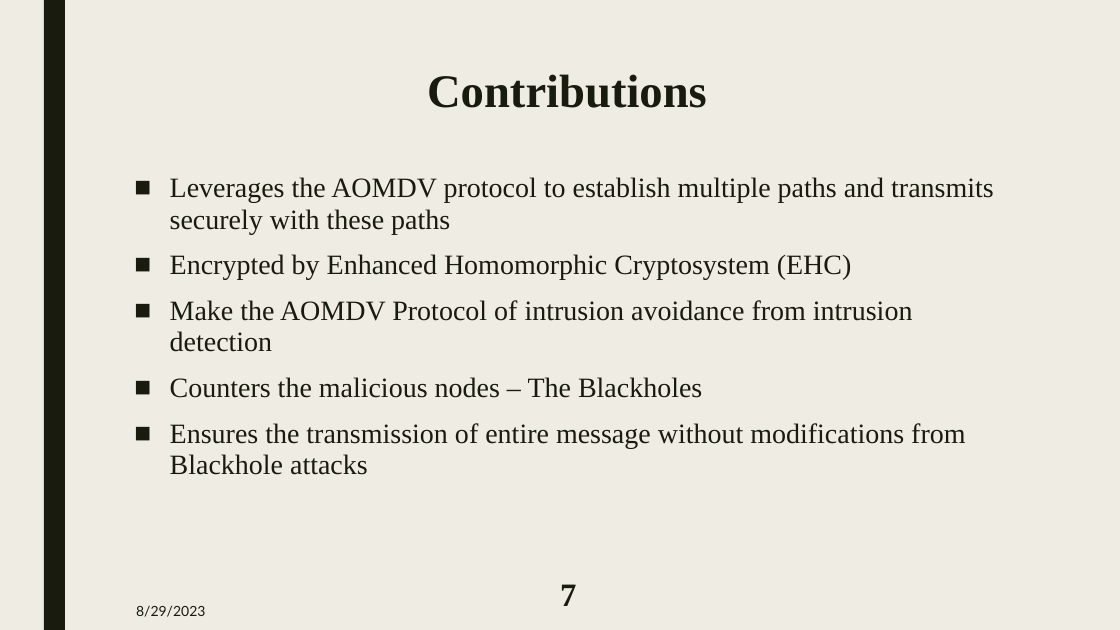
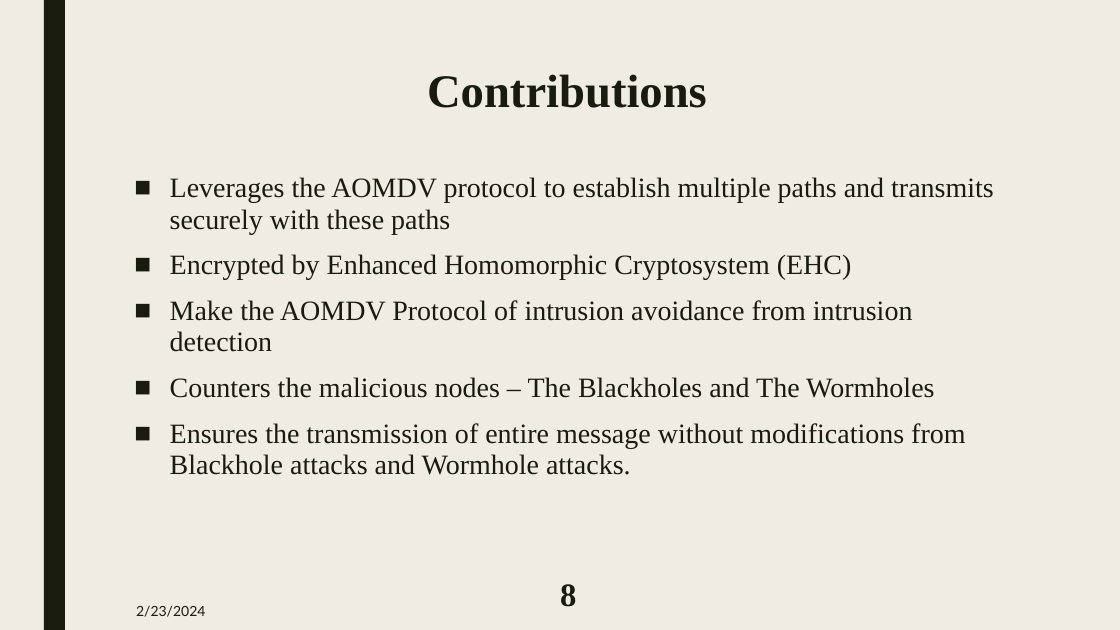
Before and after one commit to MAZHAR1807102/Thesis, a slide deck: slide 8 of 1807102-Predefence.pptx (slide 7 before the commit). Drawn at 1120x630 pixels with LibreOffice and Linux fonts; fonts in the diff are those of the drawing. Boxes give left, top, right and bottom in pixels: in the first picture for what was removed or moved away, otherwise in the second. Text is boxed around its words. In the diff, an @@ line names an element or a change of style, - is before the commit and + after.

```diff
--- a/1807102-Predefence.pptx
+++ b/1807102-Predefence.pptx
@@ text at [170, 377, 965, 475]: text changed @@
-■ Counters the malicious nodes – The Blackholes
-■ Ensures the transmission of entire message without modifications from Blackhole attacks
+■ Counters the malicious nodes – The Blackholes and The Wormholes
+■ Ensures the transmission of entire message without modifications from Blackhole attacks and Wormhole attacks.
@@ page number at [560, 584, 576, 607]: text changed @@
-7
+8
@@ text at [136, 605, 205, 617]: text changed @@
-8/29/2023
+2/23/2024
```
Also in this commit, not shown: 22 other slides changed, 9 slides added, 25 other files.
